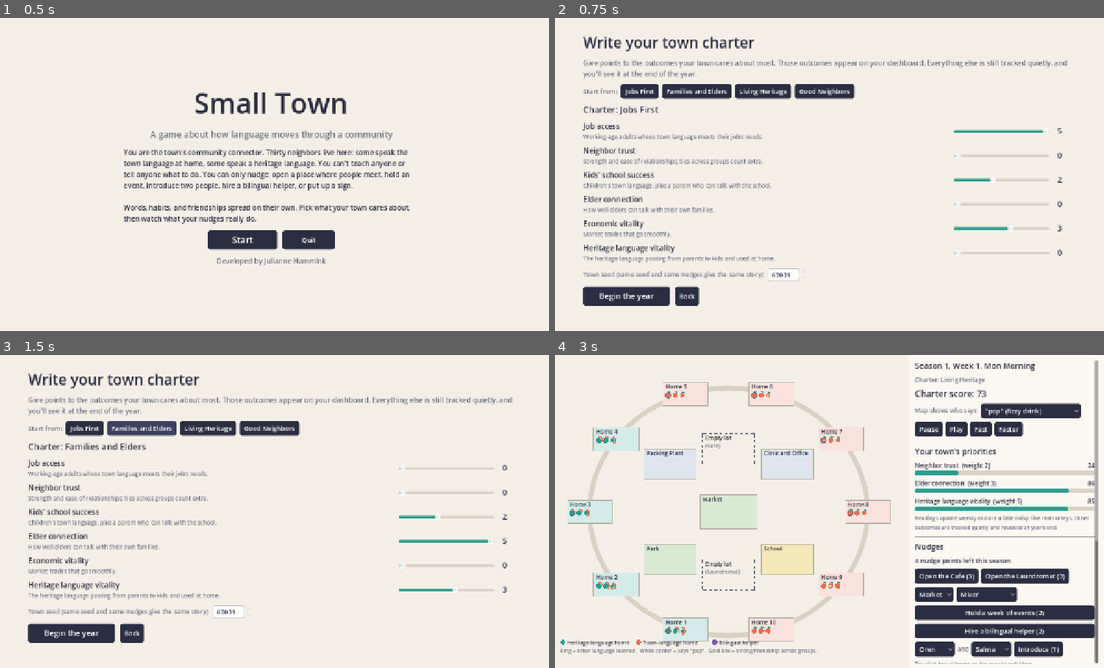
Above: before the commit, frames 1-4 (two rows, left to right).
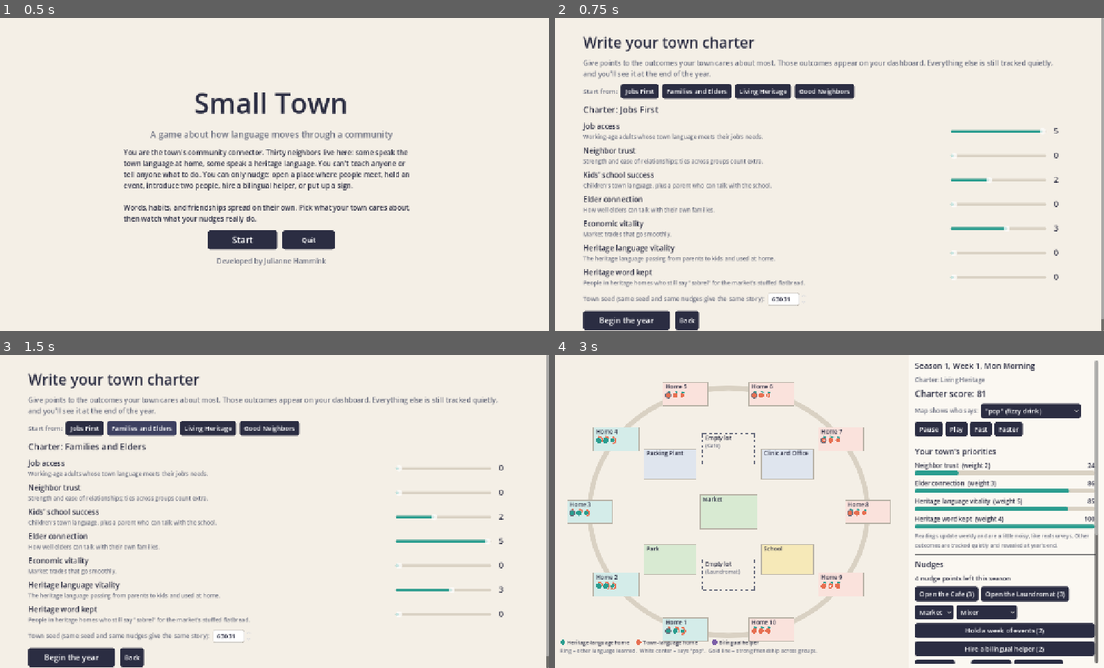
Above: after the commit, the same moments.

Repository: hamminkj/smalltown
Game: Godot game, scene res://ui/title_screen.tscn
The game is run twice, just before and just after one commit, with the same random seed, the same clock (stepped at 60 frames per second) and the same inputs.
Inputs:
- Up to frame 1 (0.5 s): no input
- Up to frame 2 (0.75 s): click "Start" at 0.5 s
- Up to frame 3 (1.5 s): click "Families and Elders" at 1.25 s
- Up to frame 4 (3 s): click "Living Heritage" at 2 s; click "Begin the year" at 2.75 s

Frame 1 is identical in both runs. In frame 2, 5.0% of the frame differs, in the area x 5-100%, y 0-100%; in frame 3, 5.0%; in frame 4, 6.6%, in the area x 65-99%, y 11-99%.

Commit message:
Add "Heritage word kept" as a charter outcome (v0.4)
- New outcome: share of heritage-home residents who still say the
  heritage word, averaged over every concept that has one
- Weighted in the Living Heritage preset; tracked quietly otherwise,
  so it can surface as the year's hidden cost
- What-if hides the duplicate heritage-homes word readout
- README, batch columns, and screenshots updated

Co-Authored-By: Claude Opus 5.5 <noreply@anthropic.com>
Claude-Session: https://claude.ai/code/session_01EMKef2aaeYppiw2bz73Hka

Diff:
--- a/autoload/game_session.gd
+++ b/autoload/game_session.gd
@@ -4,7 +4,7 @@
 const PRESETS := {
 	"Jobs First": {"job_access": 5, "economic_vitality": 3, "kids_school": 2},
 	"Families and Elders": {"elder_connection": 5, "heritage_vitality": 3, "kids_school": 2},
-	"Living Heritage": {"heritage_vitality": 5, "elder_connection": 3, "neighbor_trust": 2},
+	"Living Heritage": {"heritage_vitality": 5, "heritage_word": 4, "elder_connection": 3, "neighbor_trust": 2},
 	"Good Neighbors": {"neighbor_trust": 5, "economic_vitality": 2, "elder_connection": 2, "job_access": 1},
 }
 
--- a/project.godot
+++ b/project.godot
@@ -12,7 +12,7 @@
 
 config/name="Small Town"
 config/description="A complex-systems sim about how language moves through a community. Developed by Julianne Hammink."
-config/version="0.3.0"
+config/version="0.4.0"
 run/main_scene="res://ui/title_screen.tscn"
 config/features=PackedStringArray("4.4", "GL Compatibility")
 config/icon="res://icon.svg"
--- a/sim/metrics_system.gd
+++ b/sim/metrics_system.gd
@@ -2,7 +2,7 @@
 extends RefCounted
 ## Town outcomes, all on a 0 to 1 scale. Every metric is derived from proficiency, ties, and domain use.
 
-const OUTCOMES := ["job_access", "neighbor_trust", "kids_school", "elder_connection", "economic_vitality", "heritage_vitality"]
+const OUTCOMES := ["job_access", "neighbor_trust", "kids_school", "elder_connection", "economic_vitality", "heritage_vitality", "heritage_word"]
 const HIDDEN := ["segregation", "fragility", "helper_burnout"]
 
 const LABELS := {
@@ -12,6 +12,7 @@
 	"elder_connection": "Elder connection",
 	"economic_vitality": "Economic vitality",
 	"heritage_vitality": "Heritage language vitality",
+	"heritage_word": "Heritage word kept",
 	"segregation": "Segregation",
 	"fragility": "Fragility",
 	"helper_burnout": "Helper burnout",
@@ -24,6 +25,7 @@
 	"elder_connection": "How well elders can talk with their own families.",
 	"economic_vitality": "Market trades that go smoothly.",
 	"heritage_vitality": "The heritage language passing from parents to kids and used at home.",
+	"heritage_word": "People in heritage homes who still say \"sabrel\" for the market's stuffed flatbread.",
 	"segregation": "How much friendships stay inside one language group. Lower is better.",
 	"fragility": "How much of the contact between language groups runs through just two people. Lower is better.",
 	"helper_burnout": "Share of bilingual helpers near burnout. Lower is better.",
@@ -40,6 +42,7 @@
 		"elder_connection": elder_connection(st),
 		"economic_vitality": economic_vitality(st),
 		"heritage_vitality": heritage_vitality(st),
+		"heritage_word": heritage_word(st),
 		"segregation": segregation(st),
 		"fragility": fragility(st),
 		"helper_burnout": helper_burnout(st),
@@ -188,6 +191,19 @@
 		var use := 1.0 if talks == 0 else float(h_talks) / talks
 		total += minf(parent_h, kid_h) * use
 		n += 1
+	return 0.0 if n == 0 else total / n
+
+
+## Share of heritage-home residents who still use the heritage word, averaged over
+## every concept that has a heritage-language word.
+static func heritage_word(st: SimState) -> float:
+	var total := 0.0
+	var n := 0
+	for c in st.concepts:
+		for w in st.concepts[c]:
+			if st.word_lang.get(w, "T") == "H":
+				total += variant_share(st, c, w, "H")
+				n += 1
 	return 0.0 if n == 0 else total / n
 
 
--- a/tests/batch_run.gd
+++ b/tests/batch_run.gd
@@ -8,7 +8,7 @@
 ## Output: tests/output/results.csv (the folder is ignored by Godot and git)
 
 const COLUMNS := ["job_access", "neighbor_trust", "kids_school", "elder_connection",
-	"economic_vitality", "heritage_vitality", "segregation", "fragility", "helper_burnout",
+	"economic_vitality", "heritage_vitality", "heritage_word", "segregation", "fragility", "helper_burnout",
 	"share:pop", "share:sabrel:H", "share:sabrel:T", "h_adults_t", "h_kids_h"]
 
 const STRATEGIES := ["no_nudges", "mixers", "heritage_care"]
--- a/ui/replay_screen.gd
+++ b/ui/replay_screen.gd
@@ -281,6 +281,10 @@
 	var luck_fx: Array = []
 	for v in verdicts:
 		var is_word: bool = str(v["key"]).begins_with("share:")
+		# "Heritage word kept" already covers heritage-language words in heritage homes.
+		var parts: PackedStringArray = str(v["key"]).split(":")
+		if is_word and parts.size() == 3 and parts[2] == "H" and st.word_lang.get(parts[1], "T") == "H":
+			continue
 		var name: String = MetricsSystem.word_label(v["key"]) if is_word else MetricsSystem.LABELS[v["key"]]
 		var pts := int(round(absf(v["mean"]) * 100))
 		if v["verdict"] == "real":
Binary file changed: docs/screenshot-charter.png
Binary file changed: docs/screenshot-report.png
Not shown, changed: README.md
